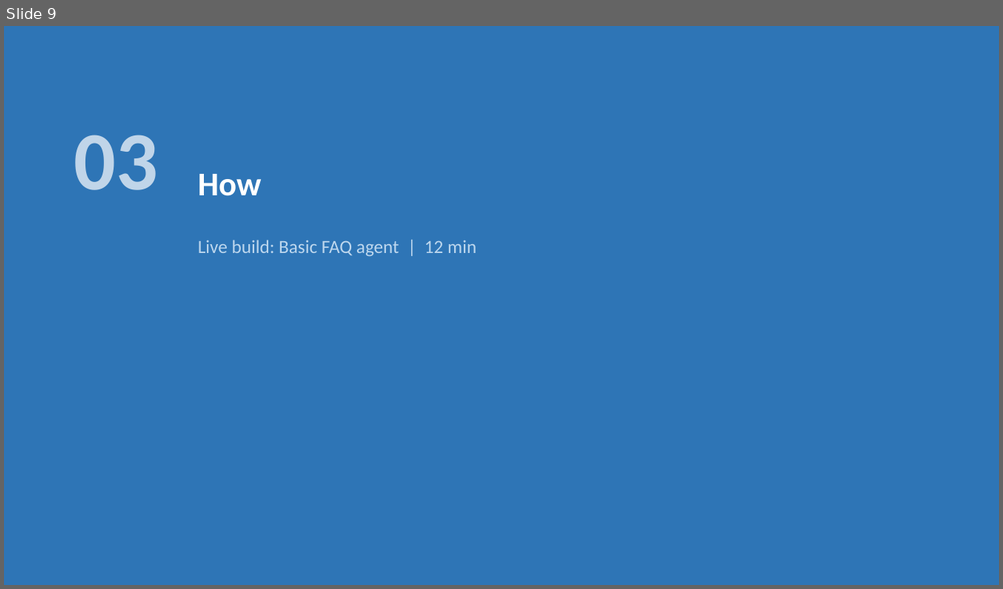
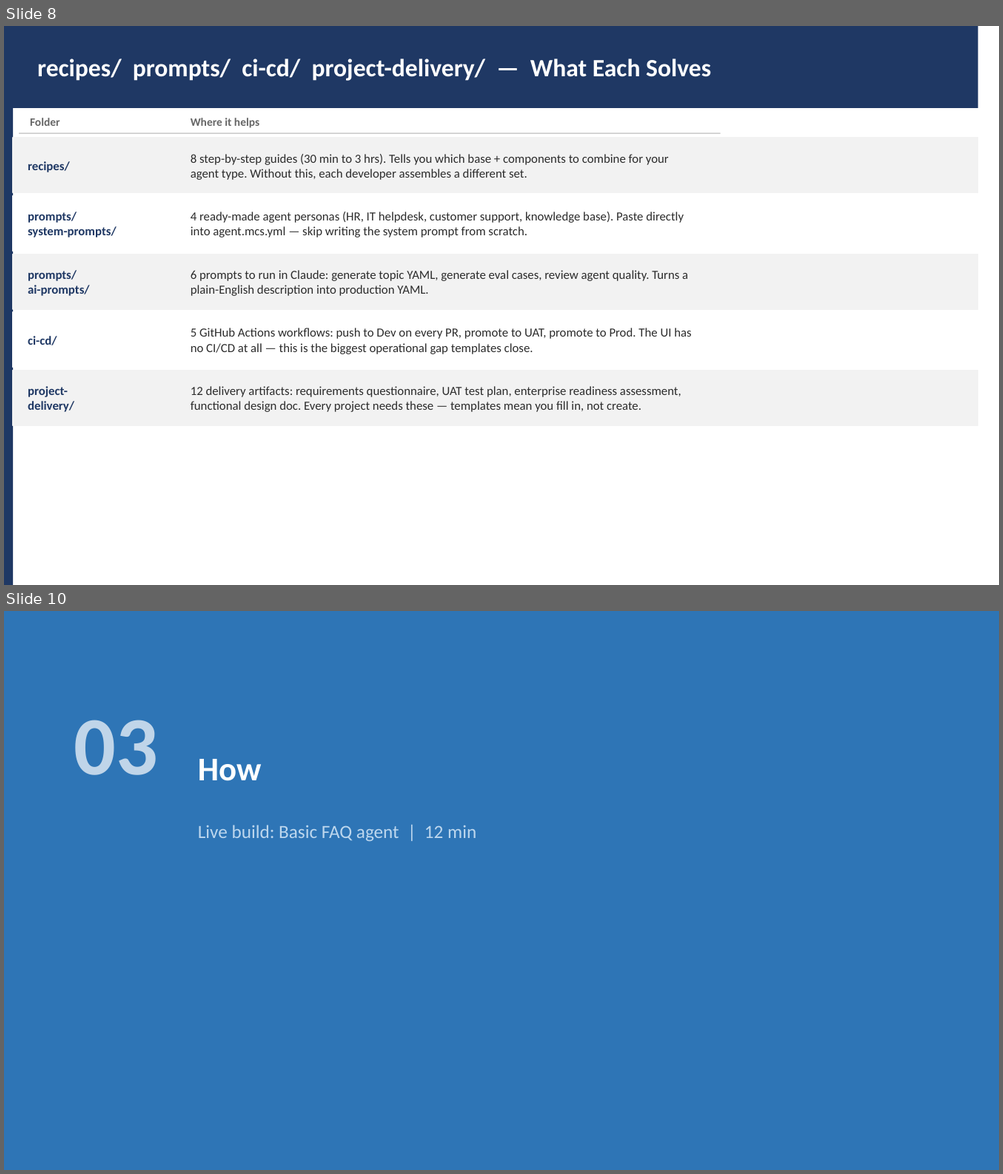
Before and after one commit to ramyabhargavi-p/copilot-studio-templates, a slide deck: docs/demo-prep-presentation.pptx. Shown one above the other, each under a label of ours: slide 9 before the commit, slides 8 and 10 after it; the slides between them are not shown. The pictures are 1003x589 and 1003x1174 pixels, drawn with LibreOffice and Linux fonts; fonts in the diff are those of the drawing. Boxes give left, top, right and bottom in pixels: in the first picture for what was removed or moved away, otherwise in the second. Text is boxed around its words. In the diff, an @@ line names an element or a change of style, - is before the commit and + after.

```diff
--- a/docs/demo-prep-presentation.pptx
+++ b/docs/demo-prep-presentation.pptx
@@ slide 8 added at bbox=[4, 26, 999, 585], background #FFFFFF @@
@@ rectangle added at bbox=[4, 26, 13, 585], fill #1F3864 @@
@@ rectangle added at bbox=[13, 26, 978, 108], fill #1F3864 @@
@@ text added at bbox=[37, 59, 711, 81], 24 pt, text #FFFFFF, bold @@
+recipes/ prompts/ ci-cd/ project-delivery/ — What Each Solves
@@ line added from (19, 133) to (720, 133), #CCCCCC 1 pt @@
@@ text added at bbox=[30, 118, 60, 126], 11 pt, text #666666, bold @@
+Folder
@@ text added at bbox=[190, 118, 259, 128], 11 pt, text #666666, bold @@
+Where it helps
@@ rectangle added at bbox=[13, 138, 978, 193], fill #F2F2F2, outline #F2F2F2 1 pt @@
@@ text added at bbox=[190, 154, 669, 180], 12 pt, text #2C2C2C @@
+8 step-by-step guides (30 min to 3 hrs). Tells you which base + components to combine for your agent type. Without this, each developer assembles a different set.
@@ text added at bbox=[28, 161, 70, 173], 12 pt, text #1F3864, bold @@
+recipes/
@@ rectangle added at bbox=[13, 196, 978, 251], fill #FFFFFF, outline #FFFFFF 1 pt @@
@@ text added at bbox=[28, 212, 116, 238], 12 pt, text #1F3864, bold @@
+prompts/
+system-prompts/
@@ text added at bbox=[190, 212, 683, 238], 12 pt, text #2C2C2C @@
+4 ready-made agent personas (HR, IT helpdesk, customer support, knowledge base). Paste directly into agent.mcs.yml — skip writing the system prompt from scratch.
@@ rectangle added at bbox=[13, 255, 978, 309], fill #F2F2F2, outline #F2F2F2 1 pt @@
@@ text added at bbox=[28, 270, 90, 296], 12 pt, text #1F3864, bold @@
+prompts/
+ai-prompts/
@@ text added at bbox=[190, 270, 688, 296], 12 pt, text #2C2C2C @@
+6 prompts to run in Claude: generate topic YAML, generate eval cases, review agent quality. Turns a plain-English description into production YAML.
@@ rectangle added at bbox=[13, 312, 978, 368], fill #FFFFFF, outline #FFFFFF 1 pt @@
@@ text added at bbox=[28, 336, 57, 346], 12 pt, text #1F3864, bold @@
+ci-cd/
@@ text added at bbox=[190, 328, 691, 355], 12 pt, text #2C2C2C @@
+5 GitHub Actions workflows: push to Dev on every PR, promote to UAT, promote to Prod. The UI has no CI/CD at all — this is the biggest operational gap templates close.
@@ rectangle added at bbox=[13, 371, 978, 426], fill #F2F2F2, outline #F2F2F2 1 pt @@
@@ text added at bbox=[28, 386, 74, 412], 12 pt, text #1F3864, bold @@
+project-
+delivery/
@@ text added at bbox=[190, 386, 681, 412], 12 pt, text #2C2C2C @@
+12 delivery artifacts: requirements questionnaire, UAT test plan, enterprise readiness assessment, functional design doc. Every project needs these — templates mean you fill in, not create.
@@ what was slide 9 is now slide 10 @@
```
Also in this commit, not shown: 5 slides changed, 4 other slides added, 3 slides removed, 1 other file.
